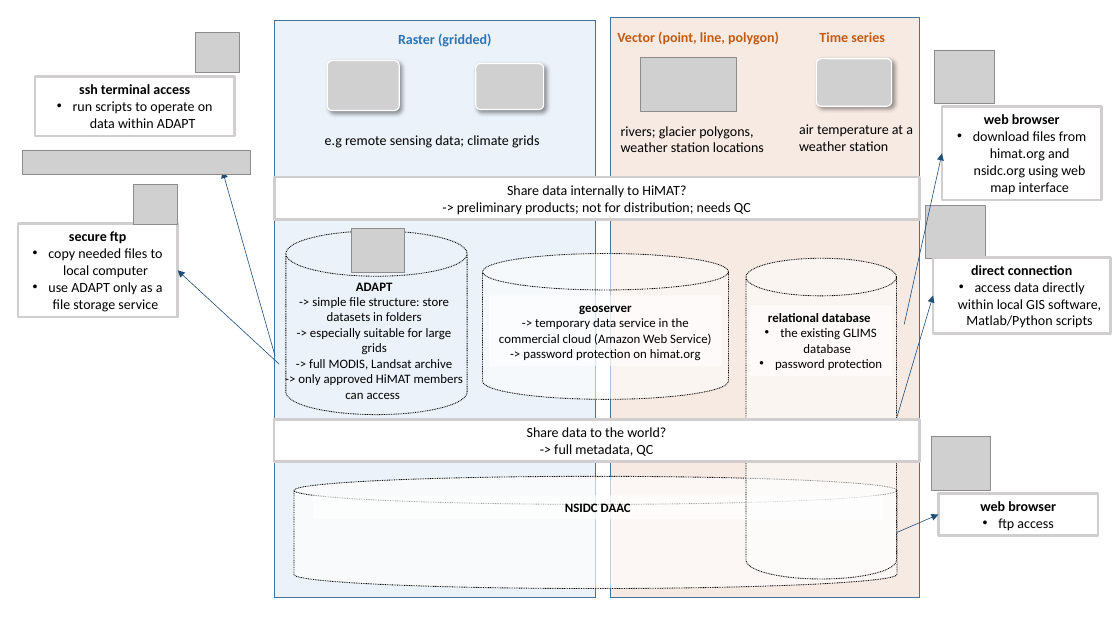
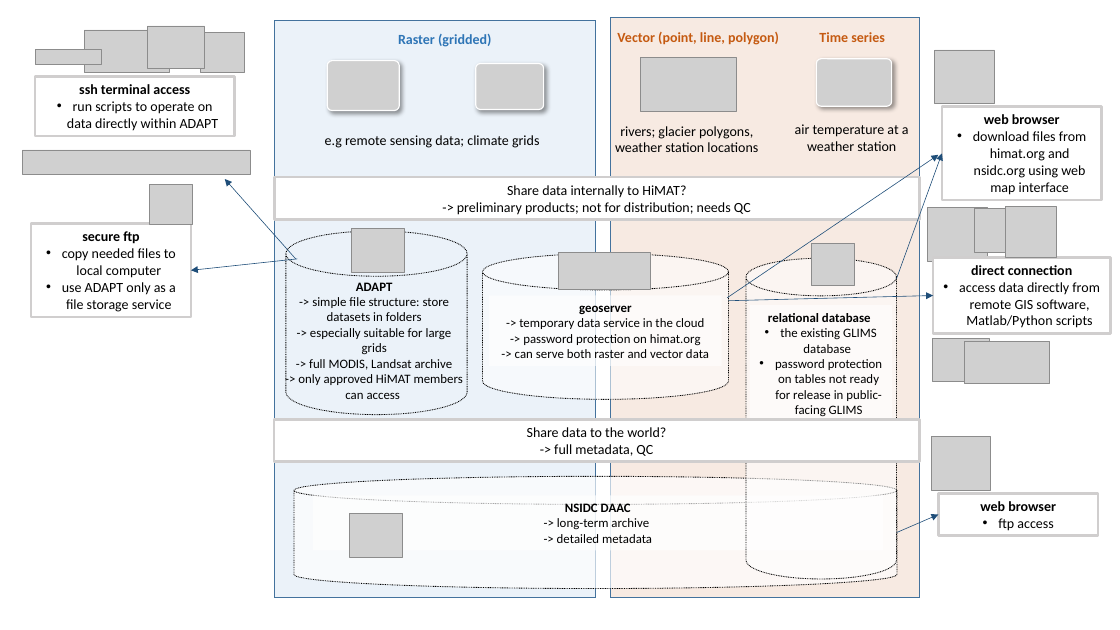
Before and after one commit to uwescience/SQL-geospatial-tutorial, a slide deck: slide 1 of files/himatDataDiagram.pptx. Drawn at 1120x630 pixels with LibreOffice and Linux fonts; fonts in the diff are those of the drawing; grey boxes stand for pictures; background and template pictures are left out. Boxes give left, top, right and bottom in pixels: in the first picture for what was removed or moved away, otherwise in the second. Text is boxed around its words. In the diff, an @@ line names an element or a change of style, - is before the commit and + after.

```diff
--- a/files/himatDataDiagram.pptx
+++ b/files/himatDataDiagram.pptx
@@ picture added at box(148, 26, 205, 69) @@
@@ picture added at box(35, 50, 102, 65) @@
@@ picture added at box(84, 30, 169, 73) @@
@@ picture: place and size @@
-picture at box(196, 32, 239, 71)
+picture at box(201, 32, 245, 71)
@@ text in rectangle at box(67, 101, 219, 131): text changed @@
-• run scripts to operate on data within ADAPT
+• run scripts to operate on data directly within ADAPT
@@ text "rivers; glacier polygons, weather station ..." at box(615, 126, 758, 152): alignment left to centre @@
@@ text "air temperature at a weather ..." at box(795, 124, 909, 151): alignment left to centre @@
@@ arrow moved from (275, 356) - (223, 171) to (296, 259) - (225, 179) @@
@@ arrow added from (728, 298) to (939, 155), #1F4E79 0.5 pt @@
@@ arrow moved from (904, 324) - (942, 154) to (897, 279) - (942, 154) @@
@@ picture: place and size @@
-picture at box(134, 184, 177, 223)
+picture at box(149, 184, 192, 223)
@@ picture added at box(975, 209, 1014, 253) @@
@@ picture added at box(1006, 207, 1056, 257) @@
@@ rectangle "secure ftp": place and size @@
-rectangle "secure ftp" at box(18, 223, 177, 317)
+rectangle "secure ftp" at box(31, 223, 191, 317)
@@ arrow moved from (279, 365) - (177, 271) to (297, 259) - (191, 271) @@
@@ picture added at box(559, 253, 650, 290) @@
@@ picture added at box(812, 244, 855, 287) @@
@@ arrow moved from (897, 418) - (933, 296) to (728, 301) - (933, 296) @@
@@ text in rectangle at box(959, 282, 1099, 328): text changed @@
-• access data directly within local GIS software, Matlab/Python scripts
+• access data directly from remote GIS software, Matlab/Python scripts
@@ text in rectangle at box(519, 318, 705, 329): text changed @@
--> temporary data service in the commercial cloud (Amazon Web Service)
+-> temporary data service in the cloud
@@ rectangle "relational database": place and size @@
-rectangle "relational database" at box(750, 305, 892, 376)
+rectangle "relational database" at box(750, 305, 892, 423)
@@ text in rectangle at box(515, 349, 709, 358): paragraph added @@
+-> can serve both raster and vector data
@@ text in rectangle at box(775, 359, 882, 417): text changed @@
-• password protection
+• password protection on tables not ready for release in public-facing GLIMS
@@ picture added at box(933, 339, 990, 381) @@
@@ picture added at box(965, 341, 1049, 384) @@
@@ picture added at box(350, 513, 402, 557) @@
@@ text at box(557, 518, 652, 543): paragraphs added @@
+-> long-term archive
+-> detailed metadata
```
Also in this commit, not shown: 2 other files.
